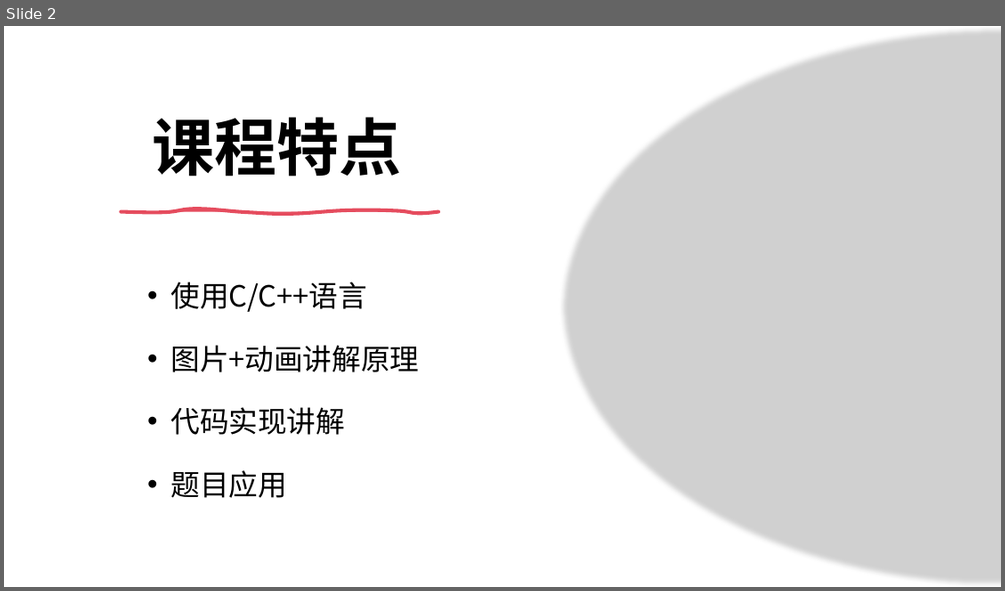
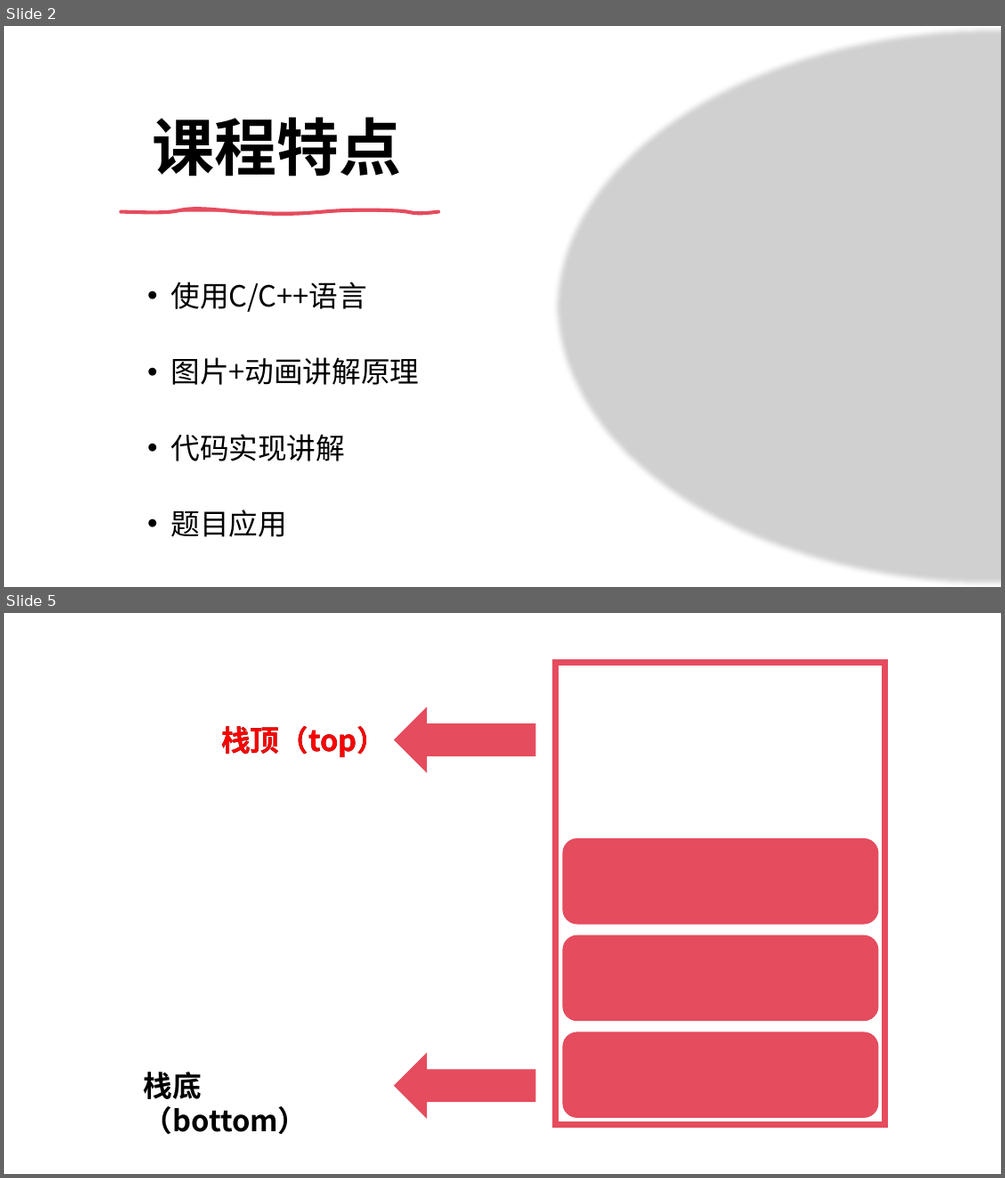
Before and after one commit to Kicamon/Note, a slide deck: ppt/Data_Structrue_Tutorial/Data Structrue Tutorial.pptx. Shown one above the other, each under a label of ours: slide 2 before the commit, slides 2 and 5 after it; the slides between them are not shown. The pictures are 1005x591 and 1005x1178 pixels, drawn with LibreOffice and Linux fonts; fonts in the diff are those of the drawing; grey boxes stand for pictures. Boxes give left, top, right and bottom in pixels: in the first picture for what was removed or moved away, otherwise in the second. Text is boxed around its words. In the diff, an @@ line names an element or a change of style, - is before the commit and + after.

```diff
--- a/ppt/Data_Structrue_Tutorial/Data Structrue Tutorial.pptx
+++ b/ppt/Data_Structrue_Tutorial/Data Structrue Tutorial.pptx
@@ slide 5 added at (4,613,1001,1174), background #FFFFFF @@
@@ left arrow added at (395,708,535,771), fill #E54C5E, outline #E54C5E 1 pt @@
@@ text added at (221,726,386,757), 28 pt, text #000000, bold @@
+栈顶（top）
@@ group added at (556,662,885,1125): 3 rounded rectangles, 1 rectangle @@
@@ left arrow added at (395,1054,535,1117), fill #E54C5E, outline #E54C5E 1 pt @@
@@ text added at (144,1071,307,1134), 28 pt, text #000000, bold @@
+栈底（bottom）
@@ text added at (144,1071,202,1099), 28 pt, text #FF0000, bold @@
+栈顶（top）
@@ slide 2 changed as well @@
@@ picture: place and size @@
-picture at (559,26,1001,587)
+picture at (554,26,1001,587)
@@ text at (170,345,419,498): paragraphs removed @@
-• 图片+动画讲解原理
-• 代码实现讲解
-• 题目应用
@@ text added at (170,357,419,385), 28 pt, text #000000 @@
+• 图片+动画讲解原理
@@ text added at (170,434,345,461), 28 pt, text #000000 @@
+• 代码实现讲解
@@ text added at (170,509,287,537), 28 pt, text #000000 @@
+• 题目应用
```
Also in this commit, not shown: 1 other slide changed, 9 other slides added, 9 other files.
